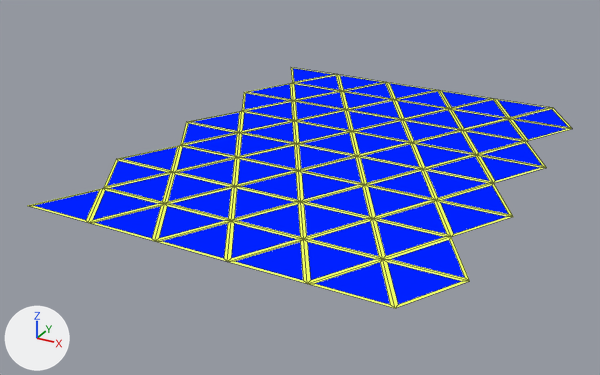
An edit to the Blender file hex3.blend, drawn before and after from the same camera.
Before and after are seen from a 50 mm camera at (7.02, -7.58, 4.61) aimed at (1.81, 2.13, -0.46). Lighting does not change. The marker at lower left points along +X, +Y and +Z. Mesh edges are drawn as thin lines.

Script lines for the objects in view, before the commit:
```python
mat_material_001 = bpy.data.materials.new('Material.001')
mat_material_001.use_nodes = True; mat_material_001.node_tree.nodes.clear()
_N = mat_material_001.node_tree.nodes; _L = mat_material_001.node_tree.links
n0 = _N.new('ShaderNodeOutputMaterial'); n0.name = 'Material Output'
n1 = _N.new('ShaderNodeVertexColor'); n1.name = 'Vertex Color'
n1.layer_name = 'Col'
_L.new(n1.outputs[0], n0.inputs[0])  # 'Color' to 'Surface'
me_circle = bpy.data.meshes.new('Circle')
me_circle.from_pydata(...)  # 6 vertices, 4 faces; spans x 0.0..0.866, y -0.5..0.5, z 0.0
me_circle.materials.append(mat_material_001)
# before: 3 (0.081, 0.0, 0.0), 4 (0.826, 0.43, 0.0), 5 (0.826, -0.43, 0.0)
ob_circle = bpy.data.objects.new('Circle', me_circle)
ob_circle.location = (0.0, 0.0, 0.0)
ob_circle.rotation_euler = (0.0, 0.0, -1.571)  # degrees (0, 0, -90)
_m = ob_circle.modifiers.new('Array', 'ARRAY')
_m.count = 4
_m.use_relative_offset = False
_m.use_merge_vertices = True
_m.merge_threshold = 0.05
_m.use_object_offset = True
_m.offset_object = ob_empty
_m = ob_circle.modifiers.new('Array.001', 'ARRAY')
_m.count = 4
_m.relative_offset_displace = (-1.0, 0.0, 0.0)
_m.use_merge_vertices = True
_m.merge_threshold = 0.05
_m = ob_circle.modifiers.new('Array.002', 'ARRAY')
_m.count = 5
_m.relative_offset_displace = (0.0, 0.667, 0.0)
_m.use_merge_vertices = True
_m.merge_threshold = 0.05
_m = ob_circle.modifiers.new('Weld', 'WELD')
_m.merge_threshold = 0.05
```
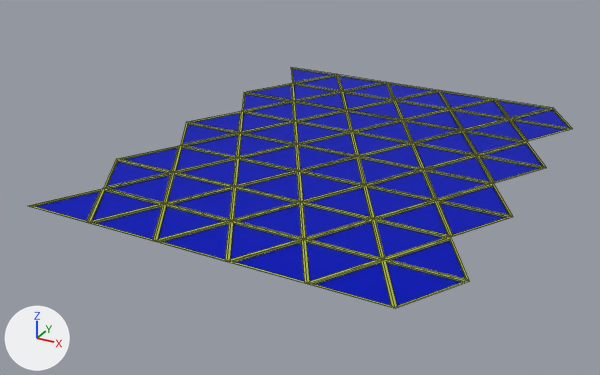
Commit message: 3d materials and stuff

Changed parts and their boxes [x1, y1, x2, y2] in the pictures (600 x 375 px):
'Circle', recoloured, reshaped, modifiers changed: [28, 67, 572, 308] in both

The change, as a diff of the scene's bpy script:
```diff
--- a/hex3.blend.py
+++ b/hex3.blend.py
@@ mat_material_001 @@
 n1 = _N.new('ShaderNodeVertexColor'); n1.name = 'Vertex Color'
 n0 = _N.new('ShaderNodeOutputMaterial'); n0.name = 'Material Output'
 n1.layer_name = 'Col'
-_L.new(n1.outputs[0], n0.inputs[0])  # 'Color' to 'Surface'
+n2 = _N.new('ShaderNodeBsdfPrincipled'); n2.name = 'Principled BSDF'
+n2.distribution = 'GGX'
+n2.subsurface_method = 'RANDOM_WALK_SKIN'
+n2.inputs[1].default_value = 1.0  # 'Metallic'
+n2.inputs[13].default_value = 1.0  # 'Specular IOR Level'
+_L.new(n1.outputs[0], n2.inputs[0])  # 'Color' to 'Base Color'
+_L.new(n2.outputs[0], n0.inputs[0])  # 'BSDF' to 'Surface'
@@ me_circle @@
 # used by ob_circle; location = (0.0, 0.0, 0.0); rotation_euler = (0.0, 0.0, -1.571), in degrees (0, 0, -90)
 # verts and faces of me_circle; kept vertices keep their numbers, new ones are numbered from 6
-me_circle.from_pydata(...)  # 6 vertices, 4 faces; spans x 0.0..0.866, y -0.5..0.5, z 0.0
+me_circle.from_pydata(...)  # 9 vertices, 7 faces; spans x 0.0..0.866, y -0.5..0.5, z -0.021..0.0
+# me_circle part 1
+delete_faces([(3, 5, 4)])
+verts[3] = (0.058, 0.0, 0.0)  # moved, pixel (100, 189)
+verts[4] = (0.837, 0.449, 0.0)  # moved, pixel (86, 220)
+verts[5] = (0.837, -0.449, 0.0)  # moved, pixel (31, 205)
+for new, old in zip([6, 7, 8], [3, 4, 5]): verts[new] = verts[old] + (0.0, 0.0, -0.021)
+faces += [(3, 5, 8, 6), (6, 8, 7), (4, 7, 8, 5), (3, 6, 7, 4)]
 me_circle.materials.append(mat_material_001)
@@ ob_circle @@
 _m = ob_circle.modifiers.new('Array.002', 'ARRAY')
 _m.merge_threshold = 0.05
-_m = ob_circle.modifiers.new('Weld', 'WELD')
-_m.merge_threshold = 0.05
```
